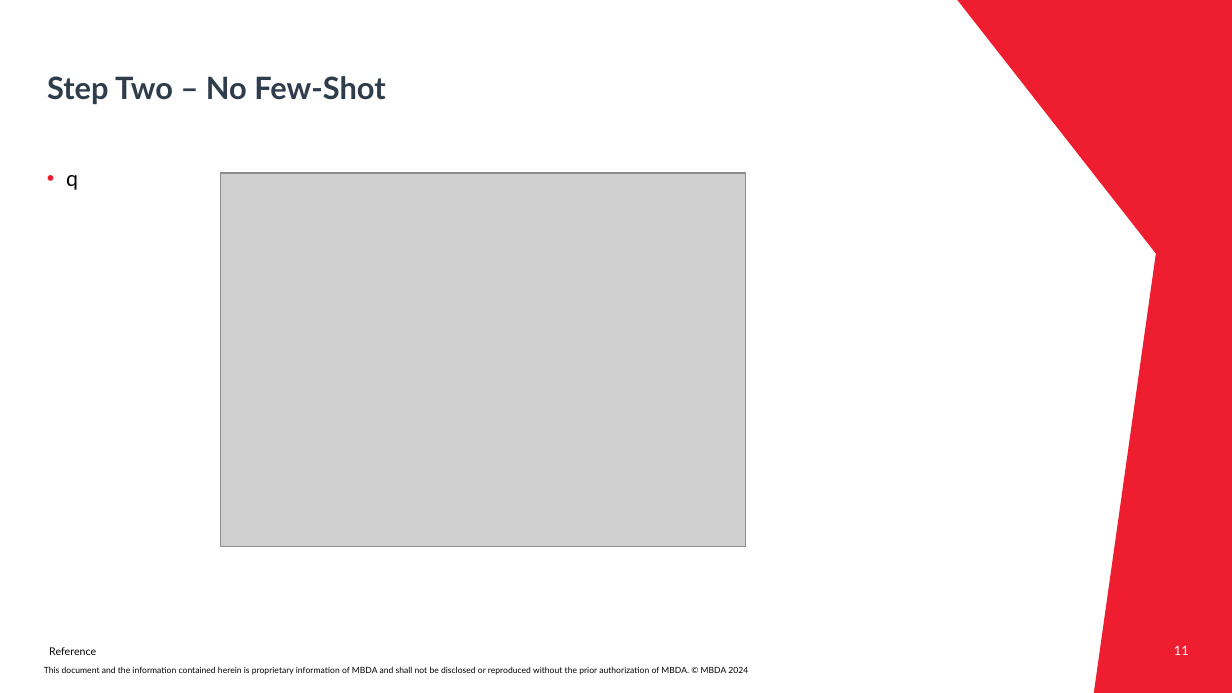
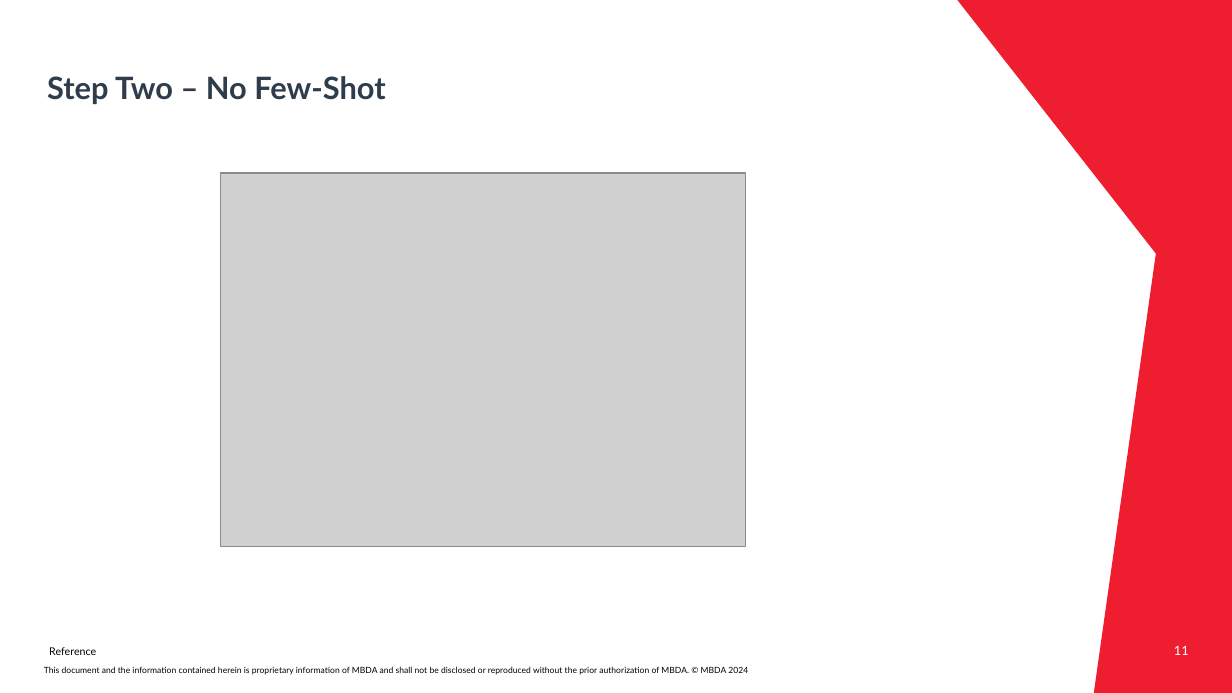
Before and after one commit to Mqtth3w/master-thesis-mbda-unipr, a slide deck: slide 11 of Presentation_Gianvenuti.pptx. Drawn at 1232x693 pixels with LibreOffice and Linux fonts; fonts in the diff are those of the drawing; grey boxes stand for pictures; background and template pictures are left out. Boxes give left, top, right and bottom in pixels: in the first picture for what was removed or moved away, otherwise in the second. Text is boxed around its words. In the diff, an @@ line names an element or a change of style, - is before the commit and + after.

```diff
--- a/Presentation_Gianvenuti.pptx
+++ b/Presentation_Gianvenuti.pptx
@@ text removed at bbox=[66, 175, 78, 190] @@
-• q
```
Also in this commit, not shown: 2 other slides changed, 1 other file.
